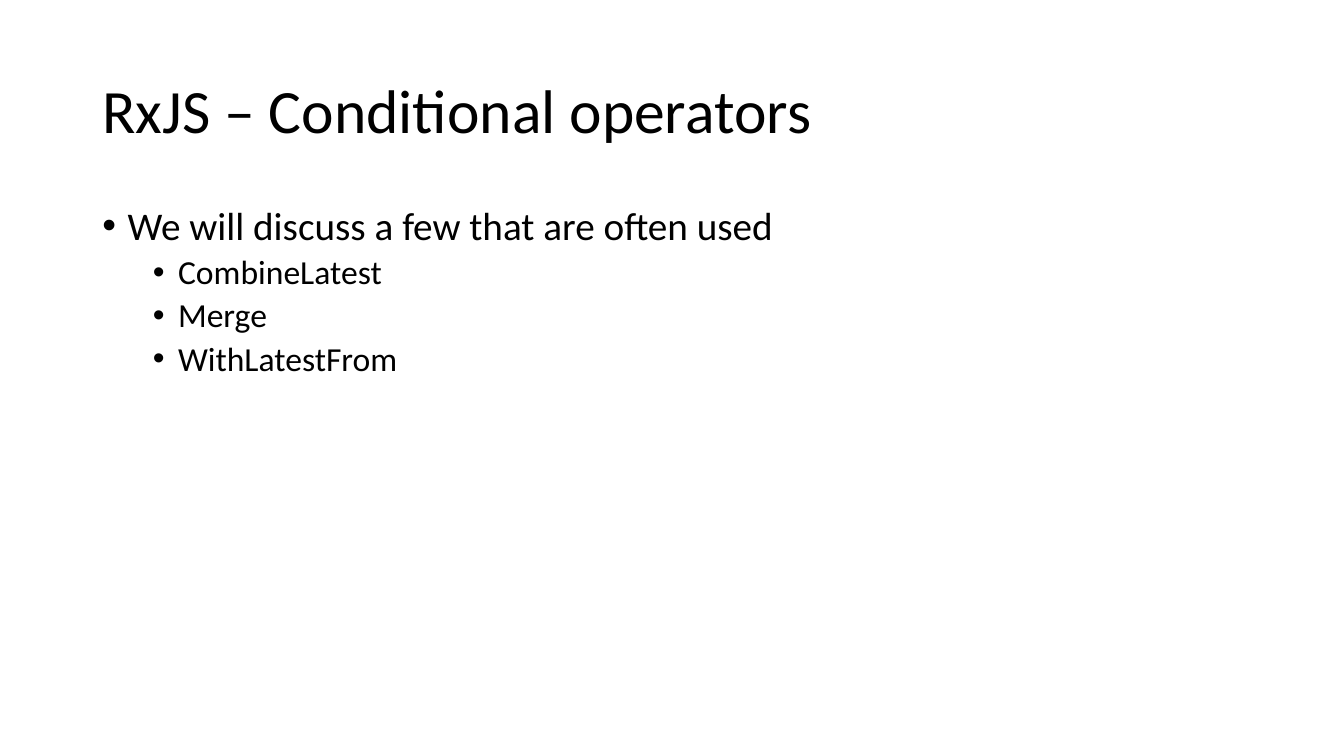
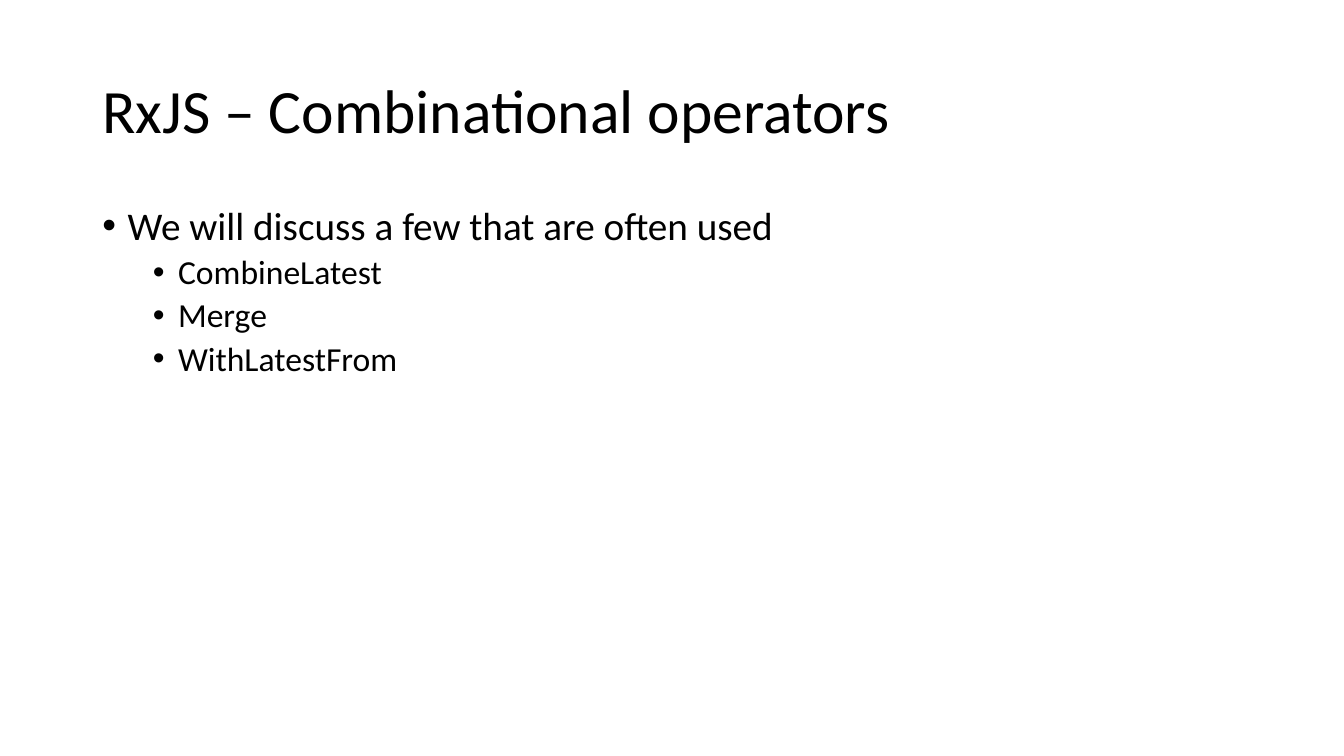
Before and after one commit to bertleemput/reactive-demo, a slide deck: slide 11 of Reactive Programming.pptx. Drawn at 1344x756 pixels with LibreOffice and Linux fonts; fonts in the diff are those of the drawing. Boxes give left, top, right and bottom in pixels: in the first picture for what was removed or moved away, otherwise in the second. Text is boxed around its words. In the diff, an @@ line names an element or a change of style, - is before the commit and + after.

Commit message:
Add directive to init code-blocks
Created a new component for operators

```diff
--- a/Reactive Programming.pptx
+++ b/Reactive Programming.pptx
@@ title at <box>102,90,890,143</box>: text changed @@
-RxJS – Conditional operators
+RxJS – Combinational operators
```
Also in this commit, not shown: 12 other files.
